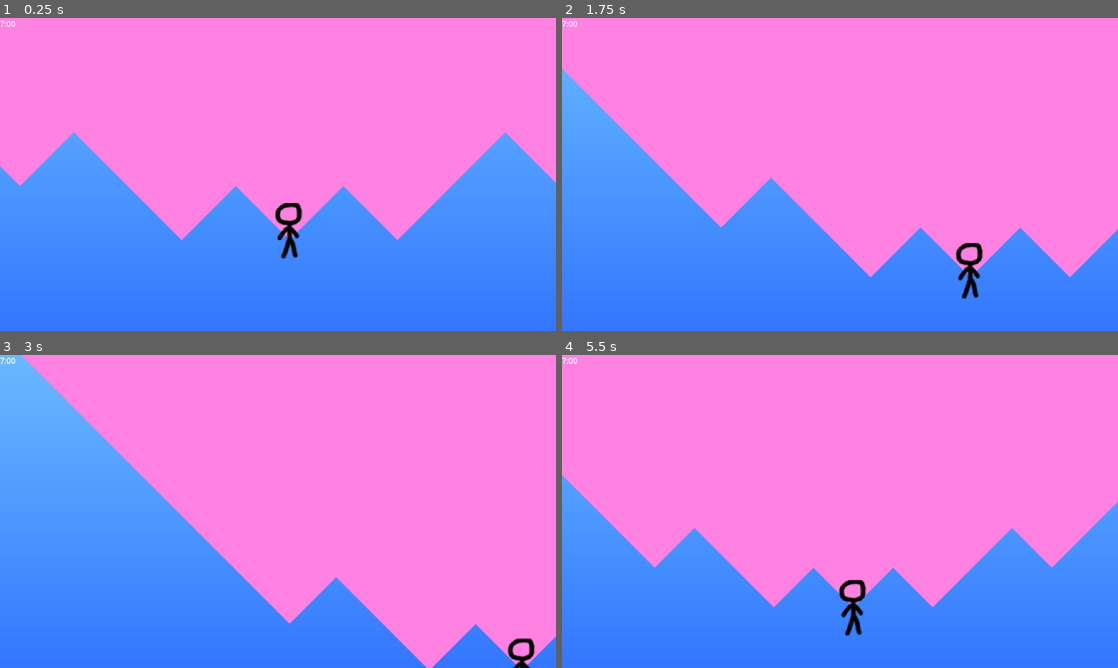
Above: before the commit, frames 1-4 (two rows, left to right).
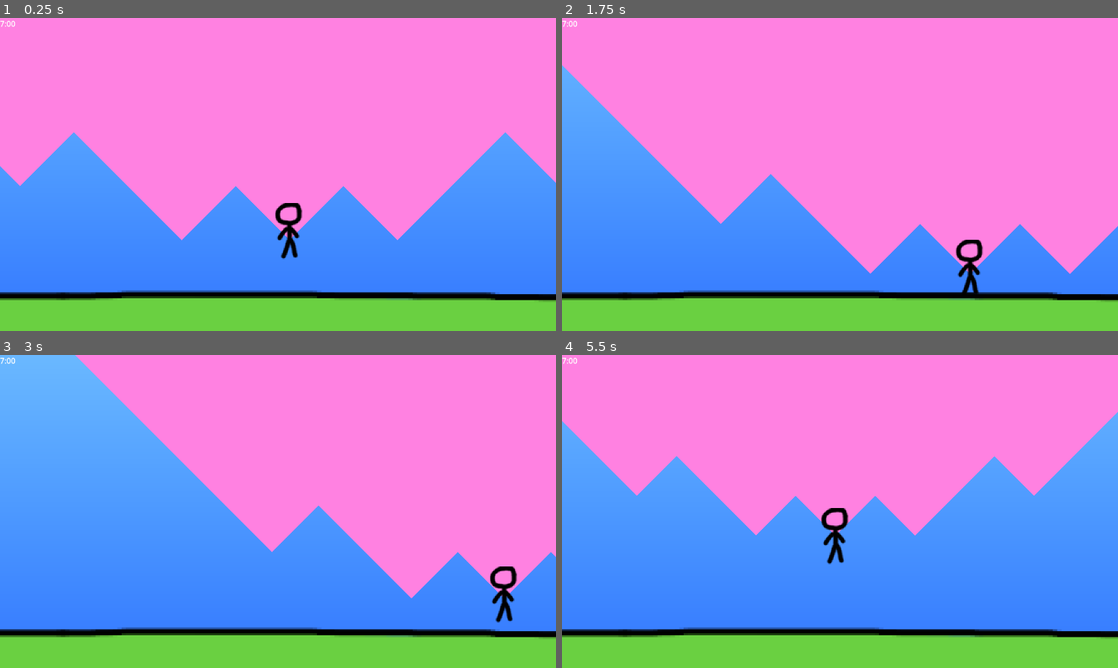
Above: after the commit, the same moments.

Repository: eagle-eye-scouter/GGJ_BubbleBlowing
Game: Godot game, scene res://src/scroll_world.tscn
Two runs of this game, one before a commit and one after it. Both use one fixed random seed, a clock stepped at 60 frames per second and the inputs below.
Inputs:
- Up to frame 1 (0.25 s): no input
- Up to frame 2 (1.75 s): tap Enter at 0.5 s; hold D (player_right) 0.53-1.28 s; hold S (player_down) from 1.28 s (still down)
- Up to frame 3 (3 s): release S (player_down) at 2.03 s; hold D (player_right) 2.03-2.78 s; hold W (player_up) from 2.78 s (still down)
- Up to frame 4 (5.5 s): release W (player_up) at 3.53 s; hold A (player_left) 3.53-5.03 s; hold S (player_down) from 5.03 s (still down)

The runs differ from the first frame. In frame 1, 13% of the frame differs, in the area x 0-100%, y 87-100%; in frame 2, 14%; in frame 3, 30%; in frame 4, 36%, in the area x 0-100%, y 18-100%.

Commit message:
Add floor to world

Diff:
--- /dev/null
+++ b/src/props/floor_grass.tscn
@@ -0,0 +1,17 @@
+[gd_scene load_steps=3 format=3 uid="uid://bbpbsq52fuimg"]
+
+[ext_resource type="Texture2D" uid="uid://cbakx8t0abo2i" path="res://assets/floor_grass.png" id="1_dcf5e"]
+
+[sub_resource type="RectangleShape2D" id="RectangleShape2D_6ctov"]
+size = Vector2(128, 18.3036)
+
+[node name="FloorGrass" type="Sprite2D"]
+position = Vector2(576, 584)
+scale = Vector2(9, 4)
+texture = ExtResource("1_dcf5e")
+
+[node name="StaticBody2D" type="StaticBody2D" parent="."]
+
+[node name="CollisionShape2D" type="CollisionShape2D" parent="StaticBody2D"]
+position = Vector2(0, 6.91965)
+shape = SubResource("RectangleShape2D_6ctov")
--- a/src/scroll_world.tscn
+++ b/src/scroll_world.tscn
@@ -1,7 +1,8 @@
-[gd_scene load_steps=8 format=3 uid="uid://llfd7a127fl6"]
+[gd_scene load_steps=9 format=3 uid="uid://llfd7a127fl6"]
 
 [ext_resource type="PackedScene" uid="uid://b687vbeoimm0h" path="res://src/player.tscn" id="1_2nuvo"]
 [ext_resource type="Script" path="res://src/kill_zone.gd" id="2_kroim"]
+[ext_resource type="PackedScene" uid="uid://bbpbsq52fuimg" path="res://src/props/floor_grass.tscn" id="3_isjir"]
 
 [sub_resource type="Gradient" id="Gradient_p0pkq"]
 interpolation_color_space = 2
@@ -85,3 +86,5 @@
 offset_right = 40.0
 offset_bottom = 23.0
 text = "7:00"
+
+[node name="FloorGrass" parent="." instance=ExtResource("3_isjir")]
Binary file added: assets/floor_grass.png
Not shown, added: assets/floor_grass.png.import
